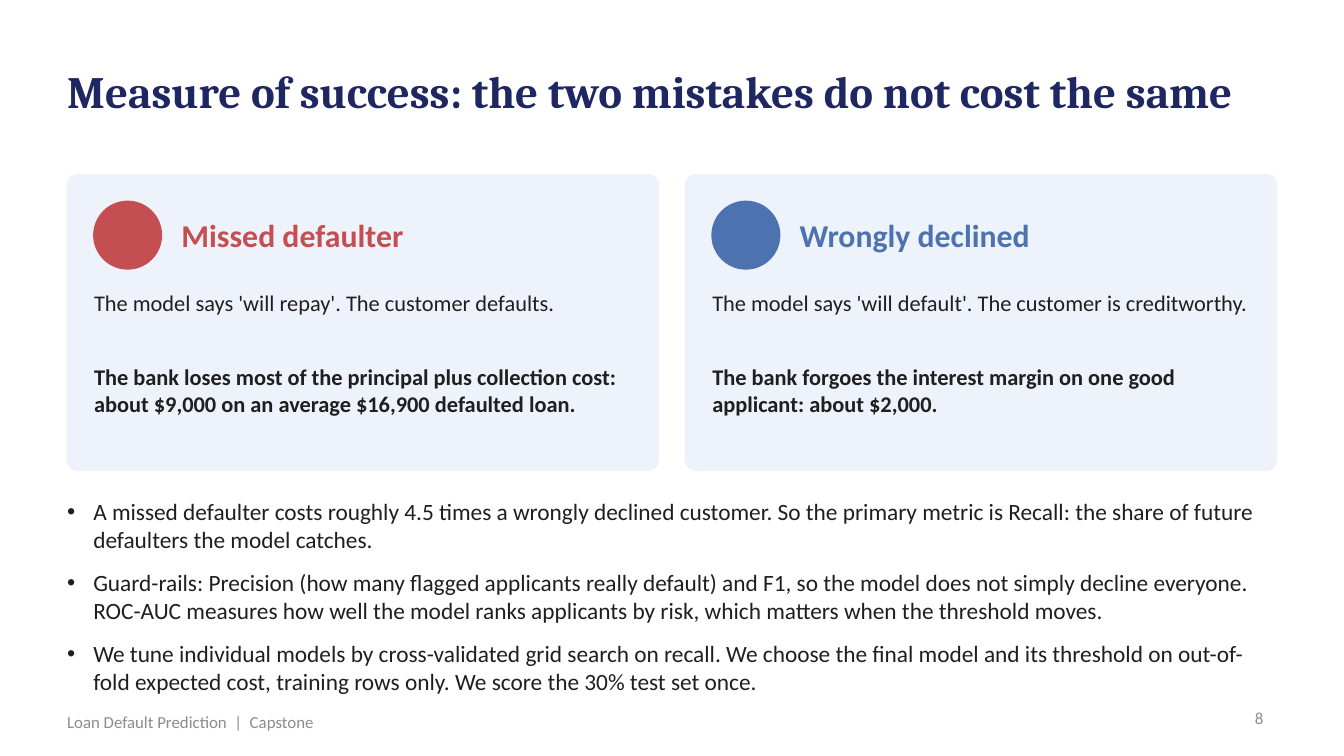
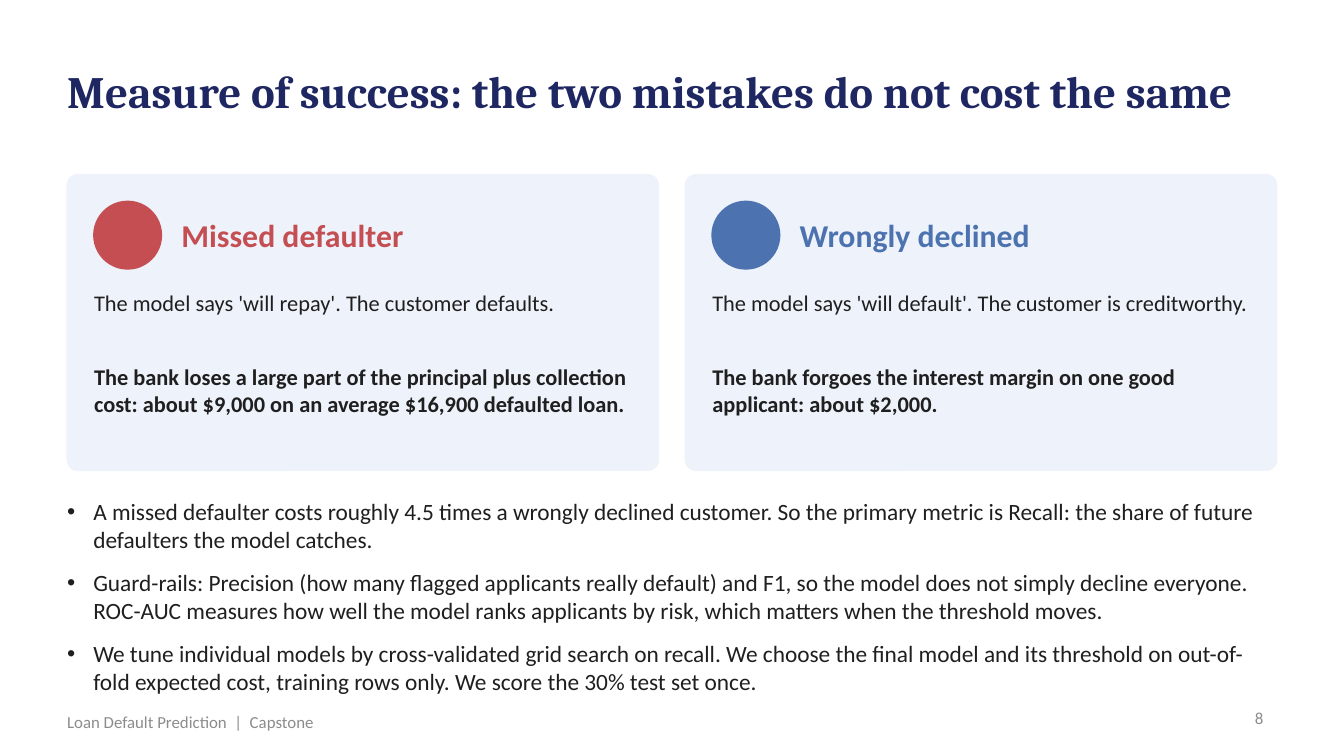
Before and after one commit to shubham1891/Personal-code, a slide deck: slide 8 of presentation/Loan_Default_Prediction_Presentation.pptx. Drawn at 1344x756 pixels with LibreOffice and Linux fonts; fonts in the diff are those of the drawing. Boxes give left, top, right and bottom in pixels: in the first picture for what was removed or moved away, otherwise in the second. Text is boxed around its words. In the diff, an @@ line names an element or a change of style, - is before the commit and + after.

```diff
--- a/presentation/Loan_Default_Prediction_Presentation.pptx
+++ b/presentation/Loan_Default_Prediction_Presentation.pptx
@@ text at box(94, 369, 626, 416): text changed @@
-The bank loses most of the principal plus collection cost: about $9,000 on an average $16,900 defaulted loan.
+The bank loses a large part of the principal plus collection cost: about $9,000 on an average $16,900 defaulted loan.
```
Also in this commit, not shown: 4 other slides changed, 20 other files.
